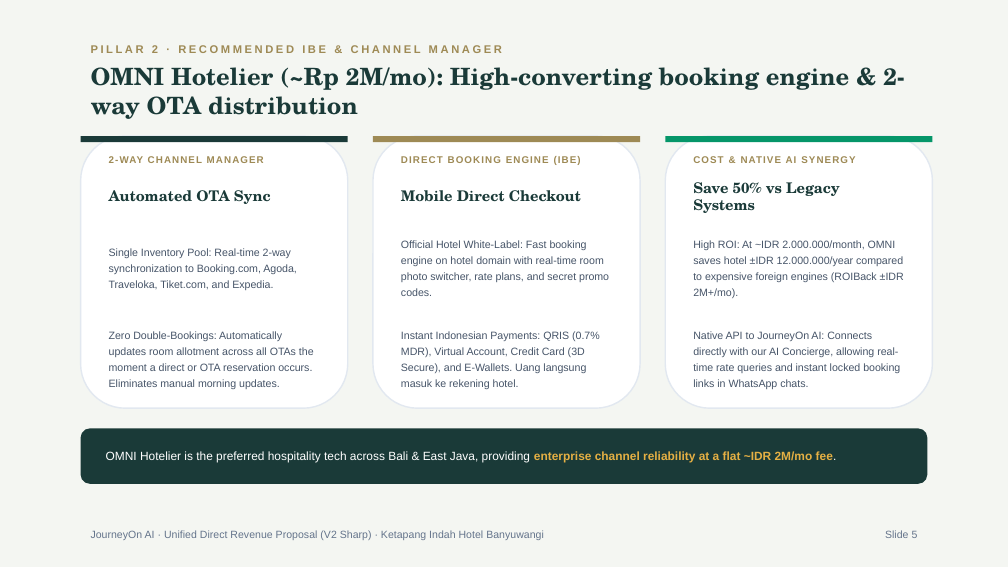
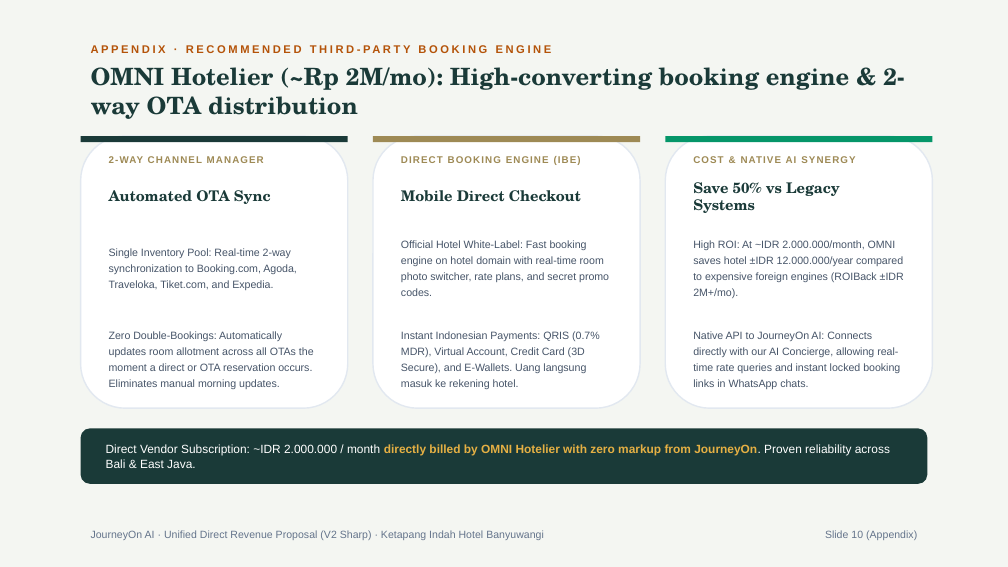
Before and after one commit to arbuuuud/ketapangweb, a slide deck: slide 10 of PITCH_DECK_KETAPANG_INDAH_V2.pptx (slide 5 before the commit). Drawn at 1008x567 pixels with LibreOffice and Linux fonts; fonts in the diff are those of the drawing. Boxes give left, top, right and bottom in pixels: in the first picture for what was removed or moved away, otherwise in the second. Text is boxed around its words. In the diff, an @@ line names an element or a change of style, - is before the commit and + after.

Commit message:
feat: update pitch deck v2 with AI setup fee 2.5M, subscription discount, and OMNI appendix slide

```diff
--- a/PITCH_DECK_KETAPANG_INDAH_V2.pptx
+++ b/PITCH_DECK_KETAPANG_INDAH_V2.pptx
@@ text at (91, 45, 502, 53): text changed; text colour #9E8A55 to #B45309 @@
-PILLAR 2 · RECOMMENDED IBE & CHANNEL MANAGER
+APPENDIX · RECOMMENDED THIRD-PARTY BOOKING ENGINE
@@ text at (106, 444, 890, 468): text changed @@
-OMNI Hotelier is the preferred hospitality tech across Bali & East Java, providing enterprise channel reliability at a flat ~IDR 2M/mo fee.
+Direct Vendor Subscription: ~IDR 2.000.000 / month directly billed by OMNI Hotelier with zero markup from JourneyOn. Proven reliability across Bali & East Java.
@@ text at (825, 530, 917, 540): text changed @@
-Slide 5
+Slide 10 (Appendix)
```
Also in this commit, not shown: 7 other slides changed, 2 slides added, 4 other files.
